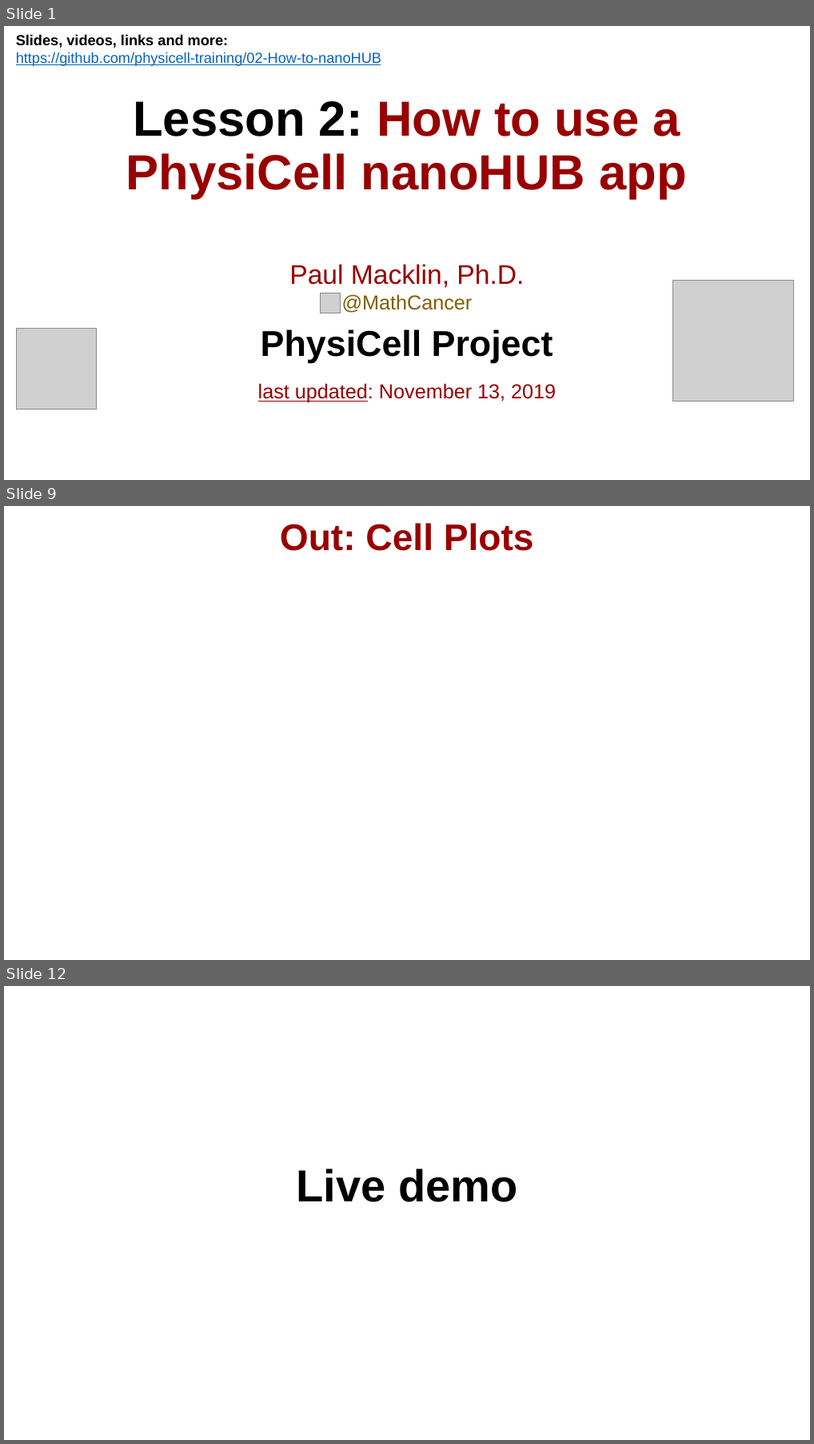
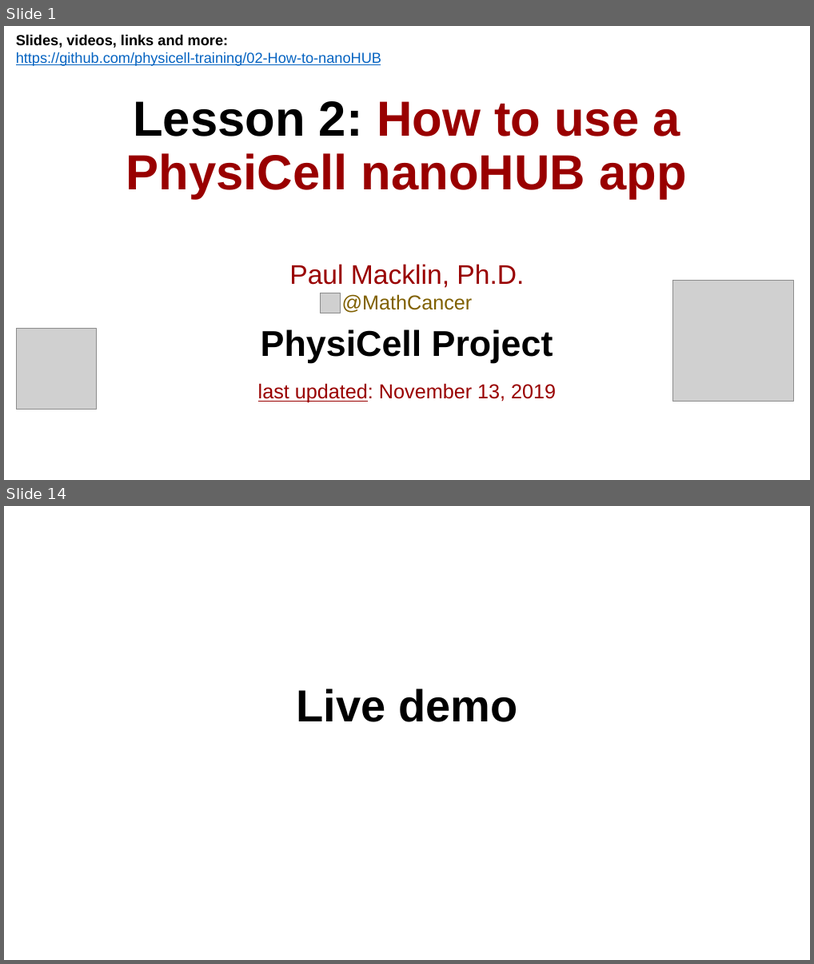
Before and after one commit to physicell-training/02-How-to-nanoHUB, a slide deck: pptx_source/02-How-to-nanoHUB.pptx. Shown one above the other, each under a label of ours: slides 1, 9 and 12 before the commit, slides 1 and 14 after it; the slides between them are not shown. The pictures are 814x1444 and 814x964 pixels, drawn with LibreOffice and Linux fonts; fonts in the diff are those of the drawing; grey boxes stand for pictures; background and template pictures are left out. Boxes give left, top, right and bottom in pixels: in the first picture for what was removed or moved away, otherwise in the second. Text is boxed around its words. In the diff, an @@ line names an element or a change of style, - is before the commit and + after.

```diff
--- a/pptx_source/02-How-to-nanoHUB.pptx
+++ b/pptx_source/02-How-to-nanoHUB.pptx
@@ slide 9 removed at [4, 506, 810, 960], background #FFFFFF @@
@@ title removed at [280, 523, 534, 551] @@
-Out: Cell Plots
@@ what was slide 12 is now slide 14 @@
```
Also in this commit, not shown: 5 slides changed, 7 slides added, 4 other slides removed, 1 other file.
